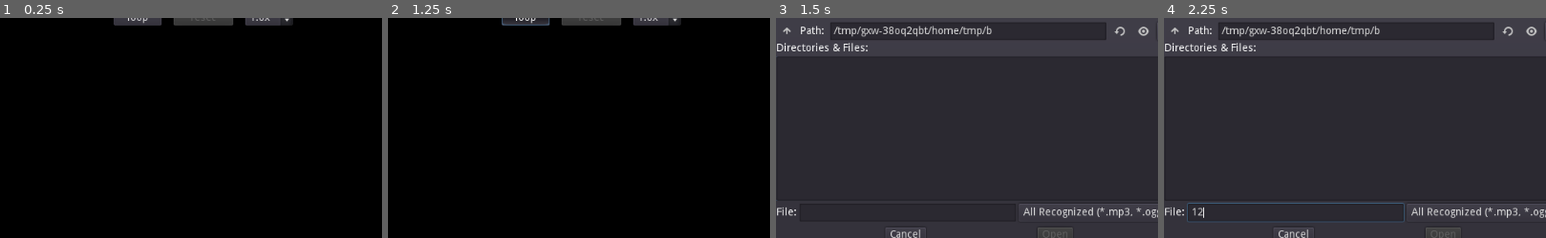
Above: before the commit, frames 1-4 (left to right).
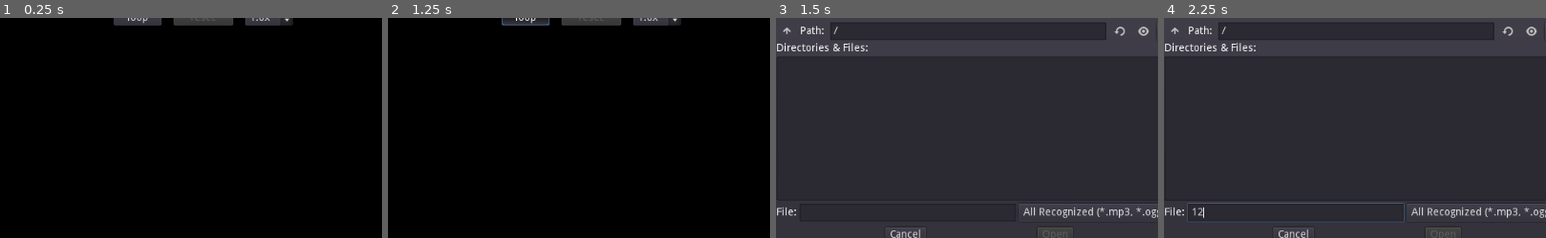
Above: after the commit, the same moments.

Repository: kinokomushroom/Godot-Piano-Transcription-Helper
Game: Godot game, scene res://Main.tscn
The game is run twice, just before and just after one commit, with the same random seed, the same clock (stepped at 60 frames per second) and the same inputs.
Inputs (mouse positions are % of the whole screen's width and height, from its top left):
- Up to frame 1 (0.25 s): no input
- Up to frame 2 (1.25 s): click "loop" at 0.5 s
- Up to frame 3 (1.5 s): click "open file" at 1.25 s
- Up to frame 4 (2.25 s): click (41, 68) at 2.02 s; type "12" at 2.1 s
The pictures show only the part of the screen within x 23-73%, y 23-73%; the shares and areas given below are measured in that part.

Frames 1-2 are identical in both runs. In frame 3, 0.7% of the frame differs, in the area x 16-57%, y 3-9%; in frame 4, 0.7%.

Commit message:
1.0 release
Exported to Windows, Mac OS, and Linux.

Diff:
--- a/Main.tscn
+++ b/Main.tscn
@@ -399,8 +399,8 @@
 mode = 0
 access = 2
 filters = PoolStringArray( "*.mp3", "*.ogg" )
-current_dir = "/Godot Engine Projects/Frequency Analyzer"
-current_path = "/Godot Engine Projects/Frequency Analyzer/"
+current_dir = "/"
+current_path = "/"
 __meta__ = {
 "_edit_use_anchors_": false
 }
--- a/project.godot
+++ b/project.godot
@@ -12,7 +12,9 @@
 
 config/name="Piano Transcription Helper"
 run/main_scene="res://Main.tscn"
-config/icon="res://icon.png"
+config/icon="res://icons/icon.png"
+config/macos_native_icon="res://icons/icon.icns"
+config/windows_native_icon="res://icons/icon.ico"
 
 [audio]
 
Not shown, added: Exported/Linux/readme.txt
Not shown, added: Exported/MacOS/readme.txt
Not shown, added: Exported/Windows/readme.txt
Not shown, added: export_presets.cfg
Not shown, removed: icon.png.import
Binary file added: icons/icon large.png
Not shown, added: icons/icon large.png.import
Binary file added: icons/icon.ico
Renamed: icon.png -> icons/icon.png
Not shown, added: icons/icon.png.import
Not shown, added: Exported/Linux/LICENSE
Not shown, added: Exported/Linux/piano_transcription_helper.pck
(and 11 more such lines)
